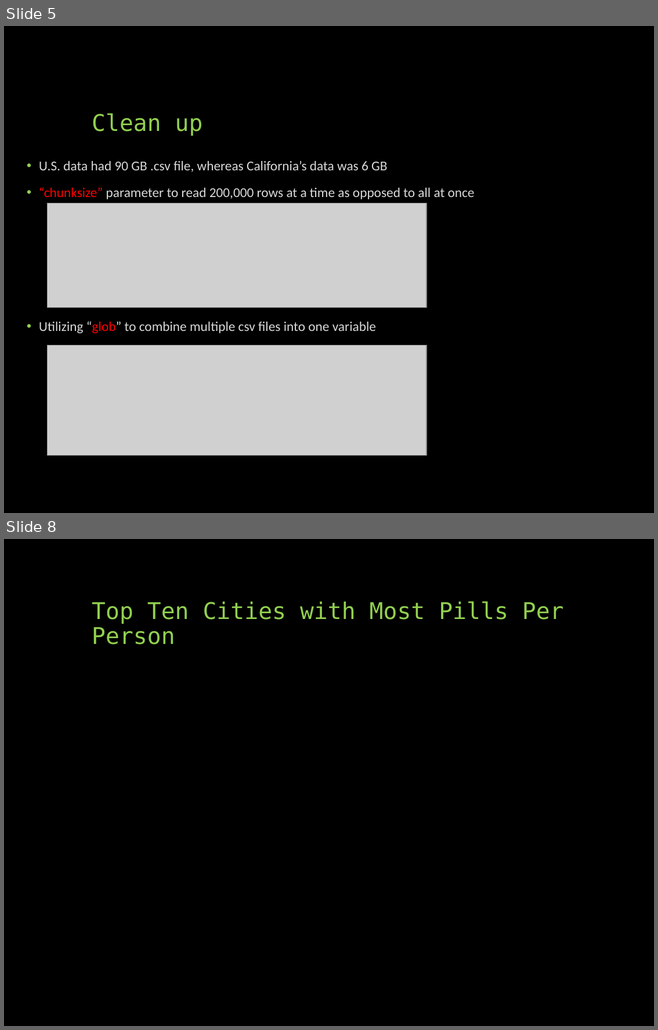
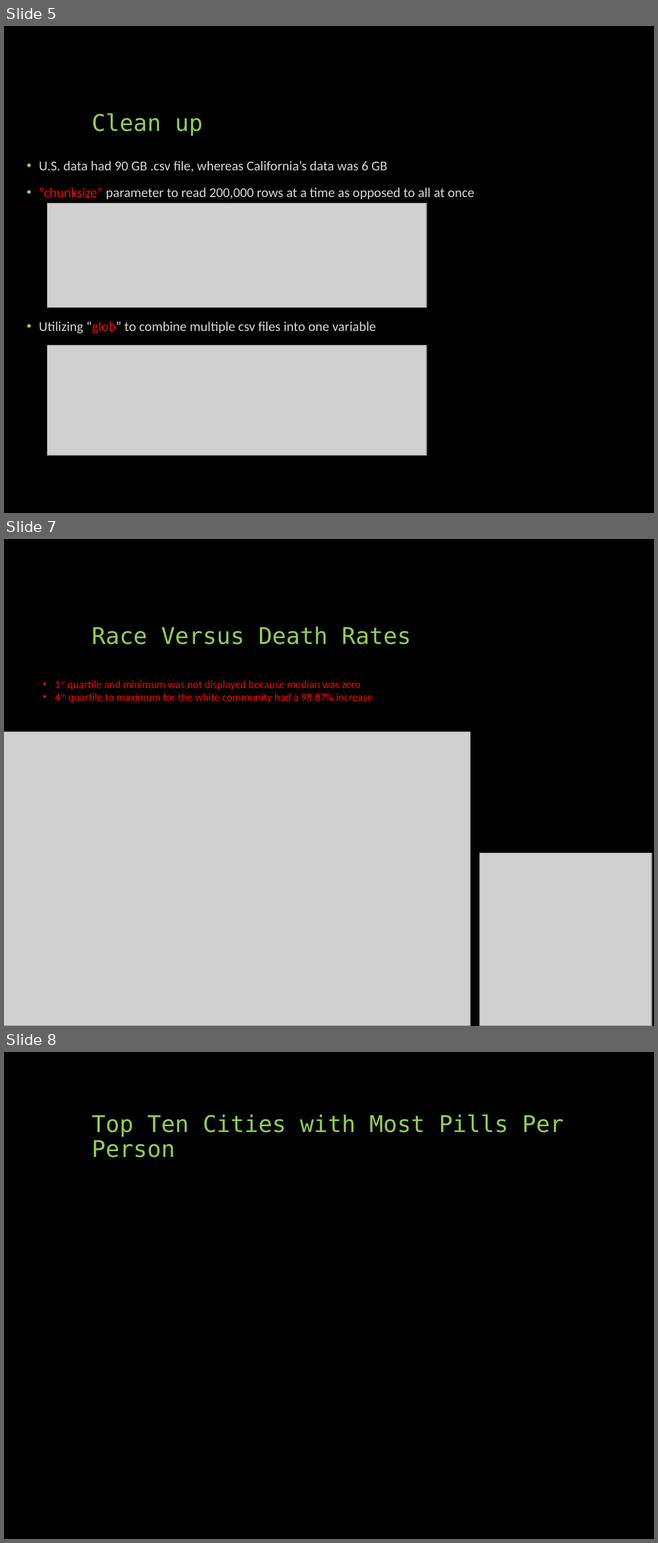
Before and after one commit to davidjaimes/pain-pills-in-the-usa, a slide deck: Prescription Pain Pills.pptx. Shown one above the other, each under a label of ours: slides 5 and 8 before the commit, slides 5, 7 and 8 after it; the slides between them are not shown. The pictures are 658x1030 and 658x1543 pixels, drawn with LibreOffice and Linux fonts; fonts in the diff are those of the drawing; grey boxes stand for pictures. Boxes give left, top, right and bottom in pixels: in the first picture for what was removed or moved away, otherwise in the second. Text is boxed around its words. In the diff, an @@ line names an element or a change of style, - is before the commit and + after.

Commit message:
Updated one of the slides, and the Death_V_Race code

```diff
--- a/Prescription Pain Pills.pptx
+++ b/Prescription Pain Pills.pptx
@@ slide 7 added at (4, 539, 654, 1026), background #000000 @@
@@ title added at (92, 627, 411, 645), 25.5 pt, text #92D050 @@
+Race Versus Death Rates
@@ text added at (67, 681, 372, 703), 12 pt, text #FF0000 @@
+• 1st quartile and minimum was not displayed because median was zero
+• 4th quartile to maximum for the white community had a 98.87% increase
@@ picture added at (4, 732, 470, 1026) @@
@@ picture added at (480, 853, 652, 1026) @@
```
Also in this commit, not shown: 1 other slide added, 3 slides removed, 1 other file.
